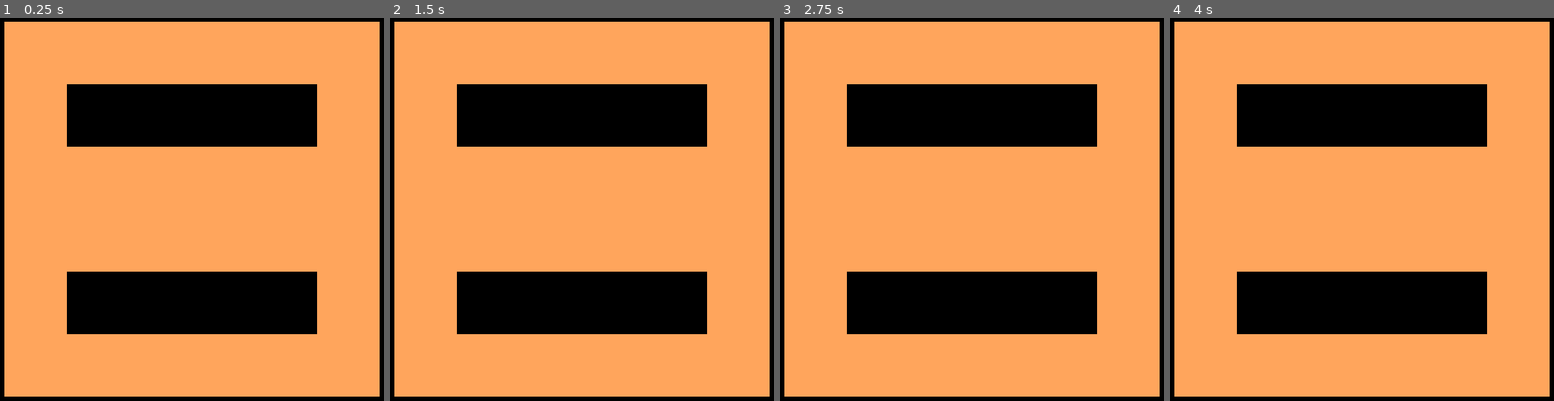
Above: before the commit, frames 1-4 (left to right).
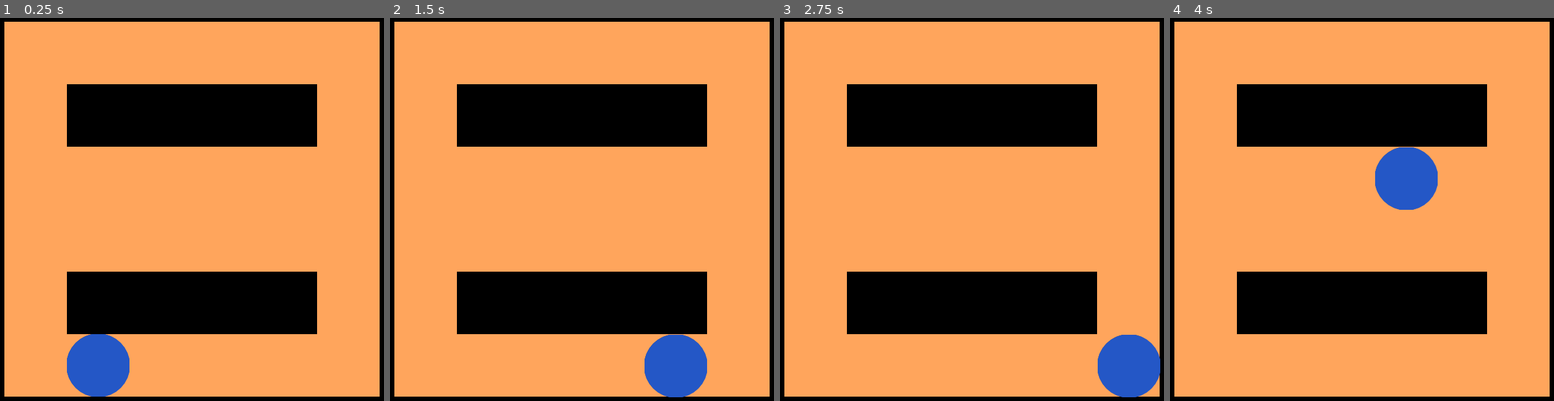
Above: after the commit, the same moments.

Repository: proJJ999/Can-u-see-me
Game: Godot game, scene res://src/levels/level_template.tscn
Same seed, same stepped clock (60 frames per second), same inputs: the game is played once before the commit and once after it. Before the commit the project has no main scene; this scene is started directly in both runs.
Inputs:
- Up to frame 1 (0.25 s): no input
- Up to frame 2 (1.5 s): tap Enter at 0.5 s; hold Right (right, bound only after the commit) 0.53-1.28 s; hold Down (down, bound only after the commit) from 1.28 s (still down)
- Up to frame 3 (2.75 s): tap Space at 2 s; release Down (down, bound only after the commit) at 2.03 s; hold Right (right, bound only after the commit) from 2.03 s (still down)
- Up to frame 4 (4 s): tap Enter at 2.75 s; release Right (right, bound only after the commit) at 2.78 s; hold Up (up, bound only after the commit) 2.78-3.53 s; hold Left (left, bound only after the commit) from 3.53 s (still down)

The runs differ from the first frame. In frame 1, 2.2% of the frame differs, in the area x 17-34%, y 82-99%; in frame 2, 2.2%; in frame 3, 2.2%; in frame 4, 2.2%, in the area x 53-70%, y 33-51%.

Commit message:
Added player
Closes #2

Diff:
--- /dev/null
+++ b/assets/level_template.tres
@@ -0,0 +1,30 @@
+[gd_resource type="TileSet" load_steps=5 format=3 uid="uid://e1iivb3idd4n"]
+
+[ext_resource type="Texture2D" uid="uid://bt6xcdaykdinb" path="res://assets/tileset_terrain.png" id="1_7x23u"]
+[ext_resource type="PackedScene" uid="uid://boal2n6nso3er" path="res://src/agents/player.tscn" id="2_jgf1e"]
+
+[sub_resource type="TileSetAtlasSource" id="TileSetAtlasSource_71824"]
+texture = ExtResource("1_7x23u")
+texture_region_size = Vector2i(100, 100)
+0:0/0 = 0
+0:0/0/physics_layer_0/linear_velocity = Vector2(0, 0)
+0:0/0/physics_layer_0/angular_velocity = 0.0
+0:0/0/physics_layer_0/polygon_0/points = PackedVector2Array(-50, -50, 50, -50, 50, 50, -50, 50)
+1:0/0 = 0
+1:0/0/physics_layer_0/linear_velocity = Vector2(0, 0)
+1:0/0/physics_layer_0/angular_velocity = 0.0
+1:0/0/physics_layer_0/polygon_0/points = PackedVector2Array(-34.5, -38, -16.5, -50, 9, -50, 29.5, -40.5, 44, -24, 50, -7, 50, 14, 39.5, 28.5, 25.5, 41, 10, 50, -14, 50, -31, 39.5, -44, 24.5, -50, -1.5, -44, -24)
+0:1/0 = 0
+0:1/0/physics_layer_0/linear_velocity = Vector2(0, 0)
+0:1/0/physics_layer_0/angular_velocity = 0.0
+0:1/0/physics_layer_0/polygon_0/points = PackedVector2Array(-50, 50, 50, -50, 50, 50)
+
+[sub_resource type="TileSetScenesCollectionSource" id="TileSetScenesCollectionSource_qlfhl"]
+scenes/1/scene = ExtResource("2_jgf1e")
+
+[resource]
+tile_size = Vector2i(100, 100)
+physics_layer_0/collision_layer = 4
+physics_layer_0/collision_mask = 0
+sources/3 = SubResource("TileSetAtlasSource_71824")
+sources/4 = SubResource("TileSetScenesCollectionSource_qlfhl")
--- a/project.godot
+++ b/project.godot
@@ -11,6 +11,7 @@
 [application]
 
 config/name="Can U See Me"
+run/main_scene="res://src/levels/level_template.tscn"
 config/features=PackedStringArray("4.0", "Forward Plus")
 config/icon="res://icon.svg"
 
@@ -23,6 +24,29 @@
 
 project/assembly_name="Can U See Me"
 
+[input]
+
+up={
+"deadzone": 0.5,
+"events": [Object(InputEventKey,"resource_local_to_scene":false,"resource_name":"","device":0,"window_id":0,"alt_pressed":false,"shift_pressed":false,"ctrl_pressed":false,"meta_pressed":false,"pressed":false,"keycode":0,"physical_keycode":4194320,"key_label":0,"unicode":0,"echo":false,"script":null)
+]
+}
+down={
+"deadzone": 0.5,
+"events": [Object(InputEventKey,"resource_local_to_scene":false,"resource_name":"","device":0,"window_id":0,"alt_pressed":false,"shift_pressed":false,"ctrl_pressed":false,"meta_pressed":false,"pressed":false,"keycode":0,"physical_keycode":4194322,"key_label":0,"unicode":0,"echo":false,"script":null)
+]
+}
+right={
+"deadzone": 0.5,
+"events": [Object(InputEventKey,"resource_local_to_scene":false,"resource_name":"","device":0,"window_id":0,"alt_pressed":false,"shift_pressed":false,"ctrl_pressed":false,"meta_pressed":false,"pressed":false,"keycode":0,"physical_keycode":4194321,"key_label":0,"unicode":0,"echo":false,"script":null)
+]
+}
+left={
+"deadzone": 0.5,
+"events": [Object(InputEventKey,"resource_local_to_scene":false,"resource_name":"","device":0,"window_id":0,"alt_pressed":false,"shift_pressed":false,"ctrl_pressed":false,"meta_pressed":false,"pressed":false,"keycode":0,"physical_keycode":4194319,"key_label":0,"unicode":0,"echo":false,"script":null)
+]
+}
+
 [layer_names]
 
 2d_physics/layer_1="player"
--- /dev/null
+++ b/src/agents/player.gd
@@ -0,0 +1,11 @@
+extends CharacterBody2D
+
+@export var speed = 400
+
+func get_input():
+	var input_direction = Input.get_vector("left", "right", "up", "down")
+	velocity = input_direction * speed
+
+func _physics_process(delta):
+	get_input()
+	move_and_slide()
--- /dev/null
+++ b/src/agents/player.tscn
@@ -0,0 +1,17 @@
+[gd_scene load_steps=4 format=3 uid="uid://boal2n6nso3er"]
+
+[ext_resource type="Texture2D" uid="uid://dwjl14nyop2mw" path="res://assets/player.png" id="1_0sovo"]
+[ext_resource type="Script" path="res://src/agents/player.gd" id="1_a5kdj"]
+
+[sub_resource type="CircleShape2D" id="CircleShape2D_f65g2"]
+radius = 49.0
+
+[node name="Player" type="CharacterBody2D"]
+collision_mask = 6
+script = ExtResource("1_a5kdj")
+
+[node name="Sprite2D" type="Sprite2D" parent="."]
+texture = ExtResource("1_0sovo")
+
+[node name="CollisionShape2D" type="CollisionShape2D" parent="."]
+shape = SubResource("CircleShape2D_f65g2")
--- a/src/levels/level_template.tscn
+++ b/src/levels/level_template.tscn
@@ -1,24 +1,13 @@
-[gd_scene load_steps=4 format=3 uid="uid://tmaiqm3cacxb"]
+[gd_scene load_steps=2 format=3 uid="uid://tmaiqm3cacxb"]
 
-[ext_resource type="Texture2D" uid="uid://bt6xcdaykdinb" path="res://assets/tileset_terrain.png" id="1_rta53"]
-
-[sub_resource type="TileSetAtlasSource" id="TileSetAtlasSource_71824"]
-texture = ExtResource("1_rta53")
-texture_region_size = Vector2i(100, 100)
-0:0/0 = 0
-1:0/0 = 0
-0:1/0 = 0
-
-[sub_resource type="TileSet" id="TileSet_wif4e"]
-tile_size = Vector2i(100, 100)
-sources/3 = SubResource("TileSetAtlasSource_71824")
+[ext_resource type="TileSet" uid="uid://e1iivb3idd4n" path="res://assets/level_template.tres" id="1_7rulc"]
 
 [node name="level_template" type="Node"]
 
 [node name="TileMap" type="TileMap" parent="."]
-tile_set = SubResource("TileSet_wif4e")
+tile_set = ExtResource("1_7rulc")
 format = 2
-layer_0/tile_data = PackedInt32Array(0, 3, 0, 1, 3, 0, 2, 3, …(397 unchanged characters)… 327683, 3, 0, 327684, 3, 0, 327685, 3, 0)
+layer_0/tile_data = PackedInt32Array(0, 3, 0, 1, 3, 0, 2, 3, …(397 unchanged characters)… 327683, 3, 0, 327684, 3, 0, 327685, 3, 0, 393218, 4, 65536)
 
 [node name="CanvasLayer" type="CanvasLayer" parent="."]
 layer = -1
Binary file added: assets/player.png
Not shown, added: assets/player.png.import
Not shown, added: krita/player.kra
